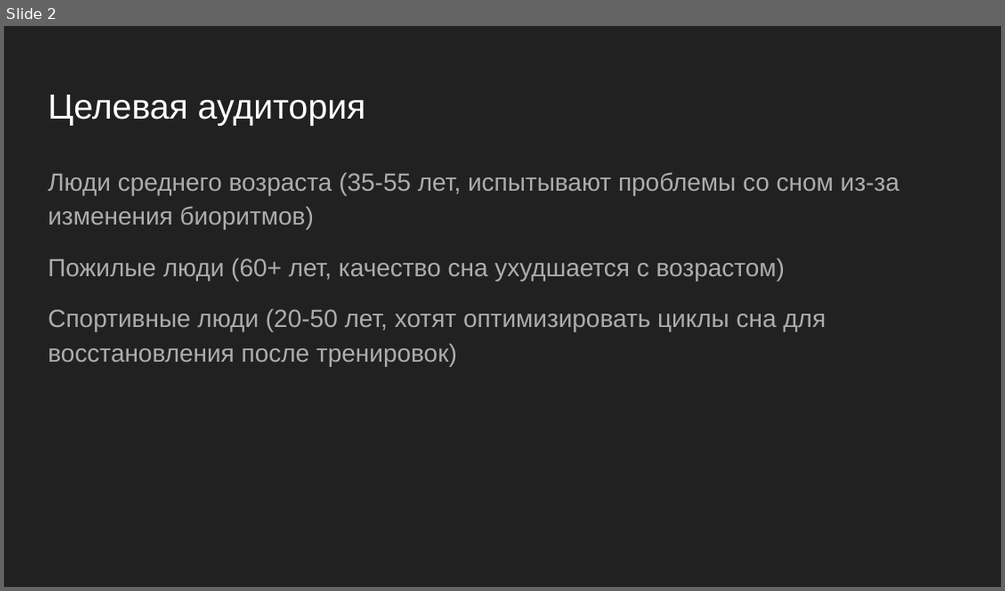
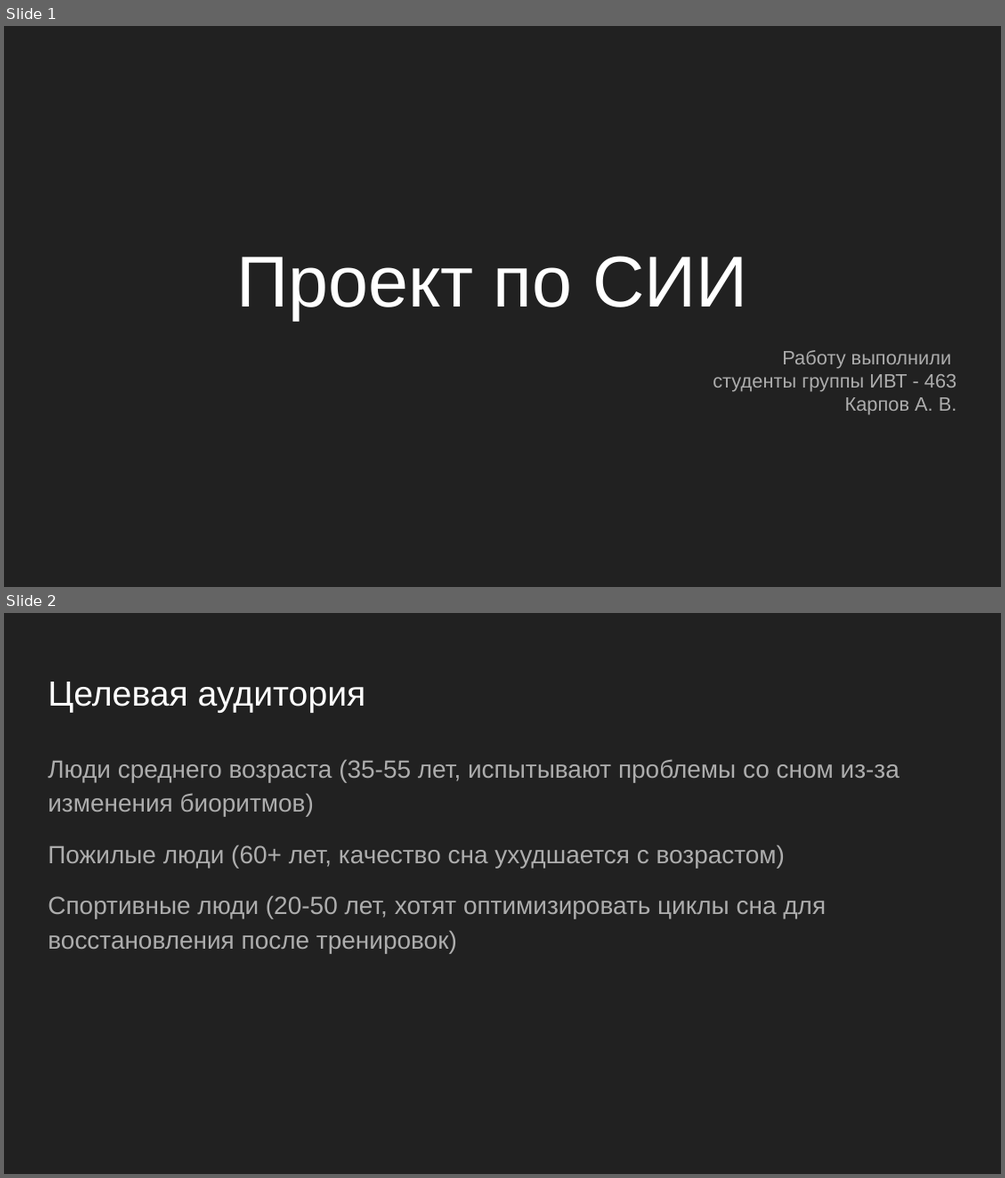
Before and after one commit to vstu-sii/bachelor-2025-team-horns_and_hooves, a slide deck: Sleep_Tracker_AI/presentation/Отчёт.pptx. Shown one above the other, each under a label of ours: slide 2 before the commit, slides 1 and 2 after it. The pictures are 1005x591 and 1005x1178 pixels, drawn with LibreOffice and Linux fonts; fonts in the diff are those of the drawing. Boxes give left, top, right and bottom in pixels: in the first picture for what was removed or moved away, otherwise in the second. Text is boxed around its words. In the diff, an @@ line names an element or a change of style, - is before the commit and + after.

```diff
--- a/Sleep_Tracker_AI/presentation/Отчёт.pptx
+++ b/Sleep_Tracker_AI/presentation/Отчёт.pptx
@@ slide 1 added at [4,26,1001,587], background #212121 @@
@@ title added at [237,256,748,319], 52 pt, text #FFFFFF @@
+Проект по СИИ
@@ subtitle added at [712,350,957,415], 14 pt, text #ADADAD @@
+Работу выполнили
+студенты группы ИВТ - 463
+Карпов А. В.
```
Also in this commit, not shown: 1 other slide added, 1 slide removed.
